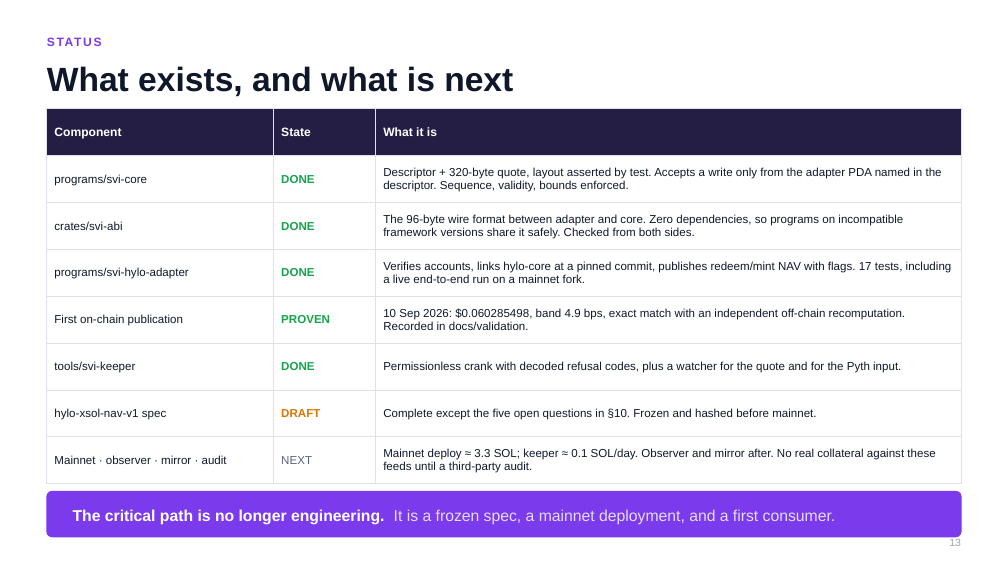
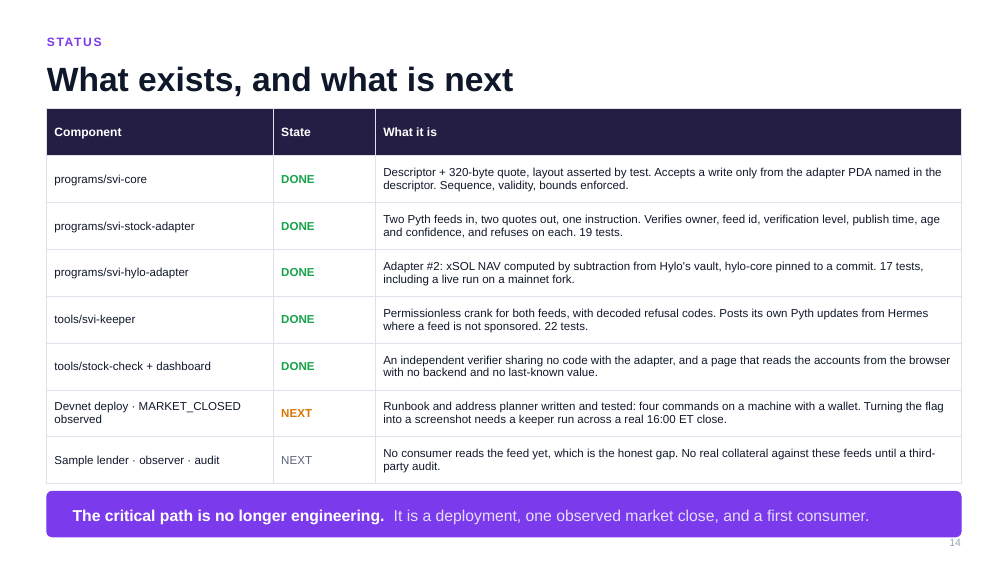
Before and after one commit to princedotrs/solana-valuation-interface, a slide deck: slide 14 of docs/deck/svi-pitch-deck.pptx (slide 13 before the commit). Drawn at 1008x567 pixels with LibreOffice and Linux fonts; fonts in the diff are those of the drawing. Boxes give left, top, right and bottom in pixels: in the first picture for what was removed or moved away, otherwise in the second. Text is boxed around its words. In the diff, an @@ line names an element or a change of style, - is before the commit and + after.

```diff
--- a/docs/deck/svi-pitch-deck.pptx
+++ b/docs/deck/svi-pitch-deck.pptx
@@ table at [47,109,961,477] @@
-row 3, column 1: crates/svi-abi
+row 3, column 1: programs/svi-stock-adapter
-row 3, column 3: The 96-byte wire format between adapter and core. Zero dependencies, so programs on incompatible framework versions share it safely. Checked from both sides.
+row 3, column 3: Two Pyth feeds in, two quotes out, one instruction. Verifies owner, feed id, verification level, publish time, age and confidence, and refuses on each. 19 tests.
-row 4, column 3: Verifies accounts, links hylo-core at a pinned commit, publishes redeem/mint NAV with flags. 17 tests, including a live end-to-end run on a mainnet fork.
+row 4, column 3: Adapter #2: xSOL NAV computed by subtraction from Hylo's vault, hylo-core pinned to a commit. 17 tests, including a live run on a mainnet fork.
-row 5: First on-chain publication | PROVEN | 10 Sep 2026: $0.060285498, band 4.9 bps, exact match with an independent off-chain recomputation. Recorded in docs/validation.
+row 5: tools/svi-keeper | DONE | Permissionless crank for both feeds, with decoded refusal codes. Posts its own Pyth updates from Hermes where a feed is not sponsored. 22 tests.
-row 6, column 1: tools/svi-keeper
+row 6, column 1: tools/stock-check + dashboard
-row 6, column 3: Permissionless crank with decoded refusal codes, plus a watcher for the quote and for the Pyth input.
+row 6, column 3: An independent verifier sharing no code with the adapter, and a page that reads the accounts from the browser with no backend and no last-known value.
-row 7: hylo-xsol-nav-v1 spec | DRAFT | Complete except the five open questions in §10. Frozen and hashed before mainnet.
+row 7: Devnet deploy · MARKET_CLOSED observed | NEXT | Runbook and address planner written and tested: four commands on a machine with a wallet. Turning the flag into a screenshot needs a keeper run across a real 16:00 ET close.
-row 8, column 1: Mainnet · observer · mirror · audit
+row 8, column 1: Sample lender · observer · audit
-row 8, column 3: Mainnet deploy ≈ 3.3 SOL; keeper ≈ 0.1 SOL/day. Observer and mirror after. No real collateral against these feeds until a third-party audit.
+row 8, column 3: No consumer reads the feed yet, which is the honest gap. No real collateral against these feeds until a third-party audit.
@@ text at [73,509,870,525]: text changed @@
-The critical path is no longer engineering. It is a frozen spec, a mainnet deployment, and a first consumer.
+The critical path is no longer engineering. It is a deployment, one observed market close, and a first consumer.
```
Also in this commit, not shown: 14 other slides changed, 5 slides added, 4 slides removed, 3 other files.
